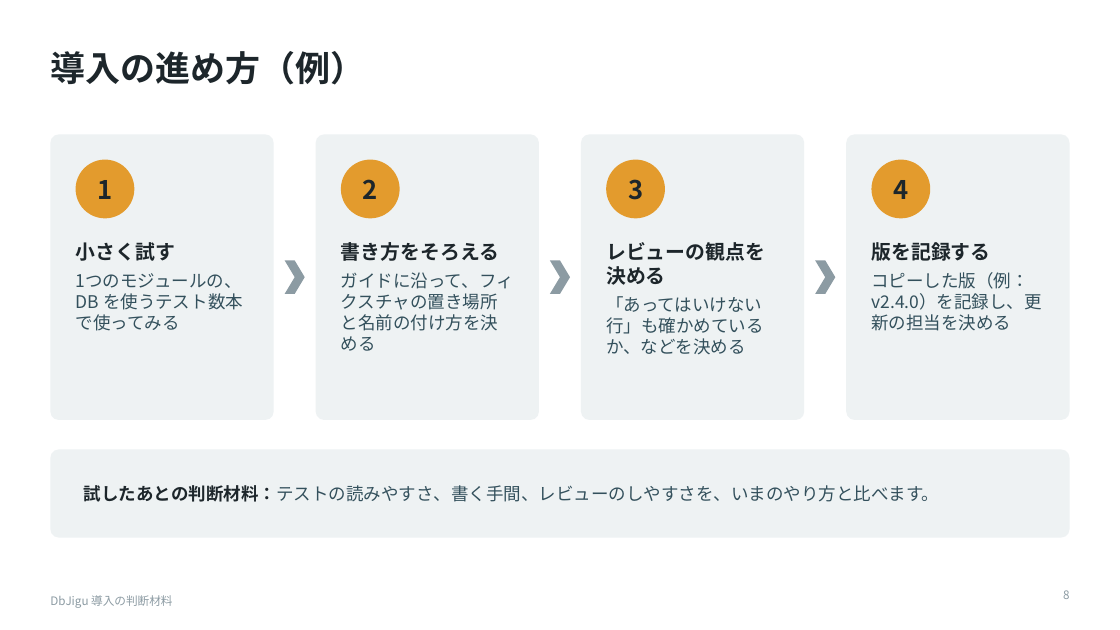
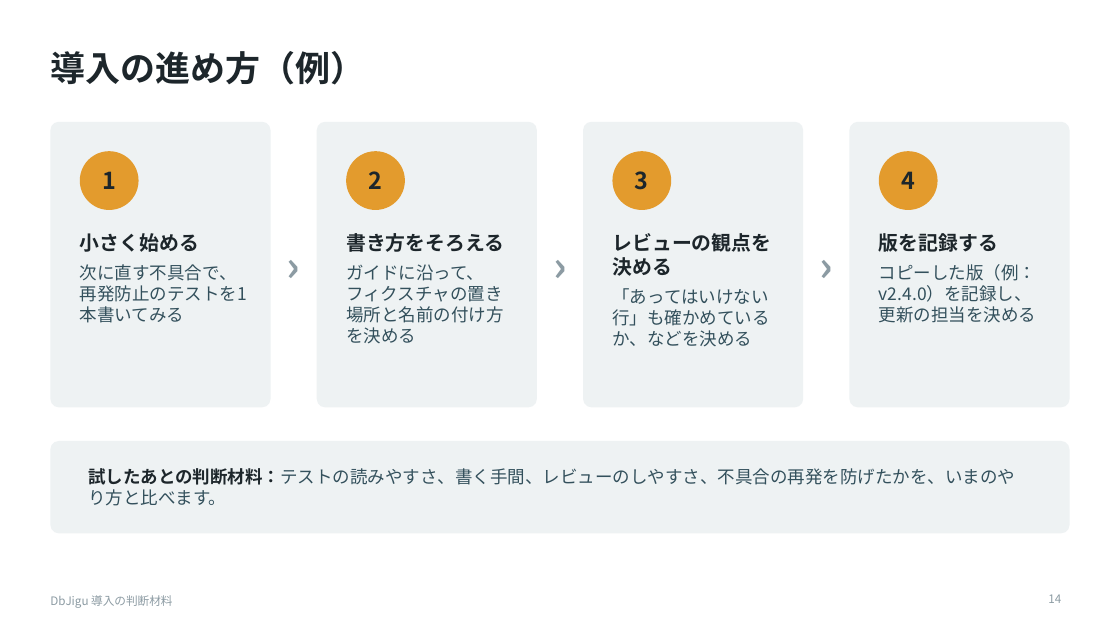
Before and after one commit to raindrop-aqua/java-test-toolbelt, a slide deck: slide 14 of docs/slides/dbjigu-for-managers.pptx (slide 8 before the commit). Drawn at 1120x630 pixels with LibreOffice and Linux fonts; fonts in the diff are those of the drawing. Boxes give left, top, right and bottom in pixels: in the first picture for what was removed or moved away, otherwise in the second. Text is boxed around its words. In the diff, an @@ line names an element or a change of style, - is before the commit and + after.

```diff
--- a/docs/slides/dbjigu-for-managers.pptx
+++ b/docs/slides/dbjigu-for-managers.pptx
@@ rounded rectangle: place and size @@
-rounded rectangle at [50,134,274,420]
+rounded rectangle at [50,122,271,408]
@@ text added at [271,122,317,408], 36 pt, text #8C9BA3, bold @@
+›
@@ rounded rectangle: place and size @@
-rounded rectangle at [316,134,539,420]
+rounded rectangle at [317,122,537,408]
@@ text added at [537,122,583,408], 36 pt, text #8C9BA3, bold @@
+›
@@ rounded rectangle: place and size @@
-rounded rectangle at [581,134,805,420]
+rounded rectangle at [583,122,803,408]
@@ text added at [803,122,849,408], 36 pt, text #8C9BA3, bold @@
+›
@@ 4 texts, 3 ellipses, 1 rounded rectangle: place and size @@
-4 texts, 3 ellipses, 1 rounded rectangle at [76,134,1070,420]
+4 texts, 3 ellipses, 1 rounded rectangle at [80,122,1070,408]
@@ size 22 to 20 pt in 4 elements at [102,171,116,189], [369,171,383,189], [635,171,649,190], [901,171,915,189] @@
@@ 2 texts, 1 ellipse: place and size @@
-2 texts, 1 ellipse at [871,160,1041,331]
+2 texts, 1 ellipse at [879,151,1036,323]
@@ text at [80,233,247,302]: text changed @@
-小さく試す
-1つのモジュールの、DB を使うテスト数本で使ってみる
+小さく始める
+次に直す不具合で、再発防止のテストを1本書いてみる
@@ text "レビューの観点を決める": place and size @@
-text "レビューの観点を決める" at [606,242,765,355]
+text "レビューの観点を決める" at [612,233,771,347]
@@ chevron removed at [285,260,305,294] @@
@@ chevron removed at [550,260,571,294] @@
@@ chevron removed at [815,260,835,294] @@
@@ rounded rectangle: place and size @@
-rounded rectangle at [50,450,1070,538]
+rounded rectangle at [50,441,1070,534]
@@ rounded rectangle at [50,441,1070,534]: proportions changed @@
@@ text at [88,468,1015,506]: text changed @@
-試したあとの判断材料：テストの読みやすさ、書く手間、レビューのしやすさを、いまのやり方と比べます。
+試したあとの判断材料：テストの読みやすさ、書く手間、レビューのしやすさ、不具合の再発を防げたかを、いまのやり方と比べます。
@@ page number at [1048,594,1061,603]: text changed @@
-8
+14
```
Also in this commit, not shown: 8 other slides changed, 6 slides added, 1 slide removed, 1 other file.
